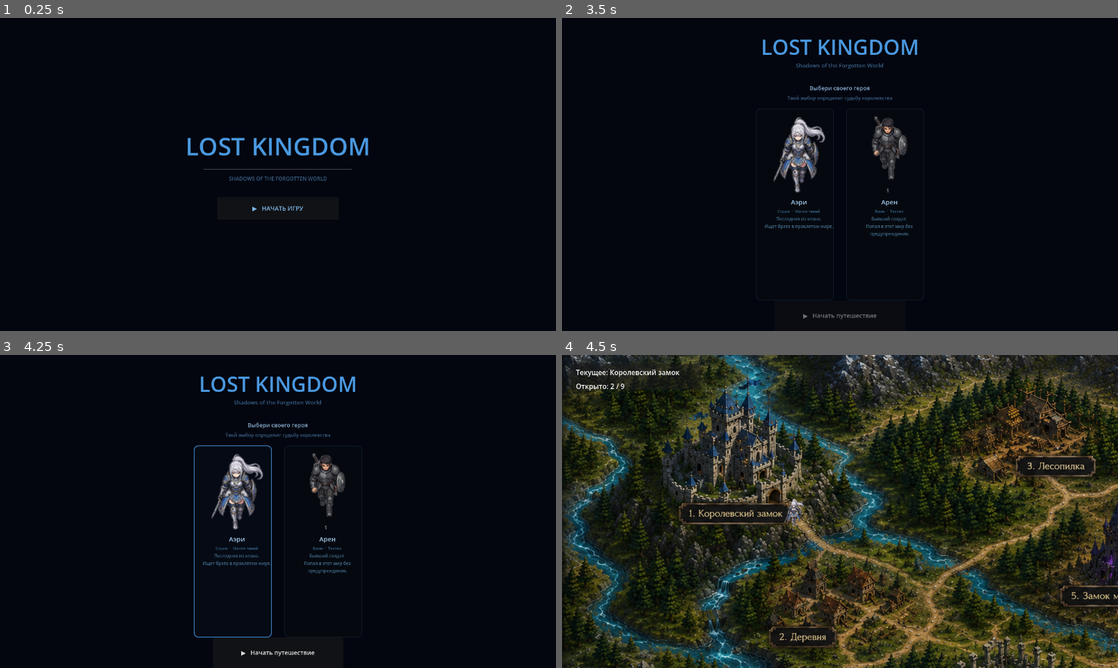
Above: before the commit, frames 1-4 (two rows, left to right).
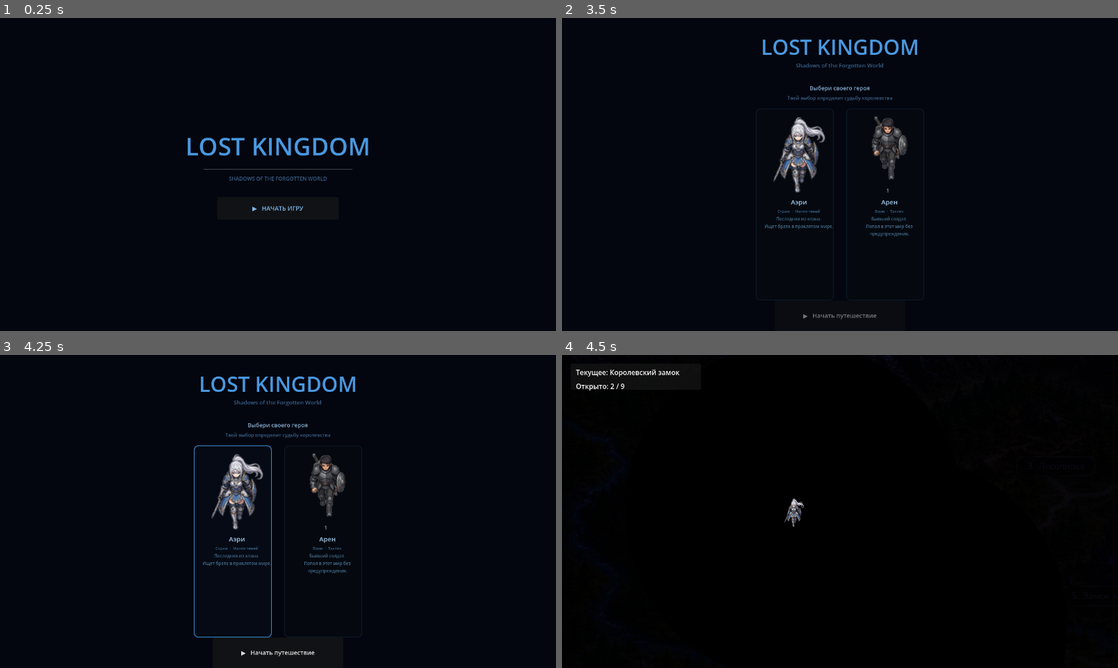
Above: after the commit, the same moments.

Repository: ikulikov99-tech/Lost-Kingdom
Game: Godot game, scene res://Splash.tscn
Same seed, same stepped clock (60 frames per second), same inputs: the game is played once before the commit and once after it.
Inputs (mouse positions are in pixels of both pictures, inside the frame that each line leads up to):
- Up to frame 1 (0.25 s): no input
- Up to frame 2 (3.5 s): click "▶ НАЧАТЬ ИГРУ" at 0.5 s; tap Enter at 1.25, 2.75 s; move the mouse to (962, 158) at 1.27 s; click (962, 158) at 1.42 s; tap Space at 2 s; move the mouse to (728, 190) at 2.02 s; click (728, 190) at 2.17 s; move the mouse to (895, 105) at 2.77 s; click (895, 105) at 2.92 s
- Up to frame 3 (4.25 s): tap Space at 3.5 s; move the mouse to (250, 574) at 3.52 s; click (250, 574) at 3.67 s
- Up to frame 4 (4.5 s): click "▶ Начать путешествие" at 4.25 s

Frames 1-3 are identical in both runs. In frame 4, 79% of the frame differs, in the area x 0-100%, y 0-100%.
Error before the commit: Parse Error: Cannot infer the type of "is_current" variable because the value doesn't have a set type. (res://Main.gd:256)

Commit message:
Fix fog visibility, unlock state, and road paths
- FogOverlay: replace broken shader with BLEND_MODE_MUL approach
  (draw dark rect + gradient circles; no shader dependency)
- Main._ready(): hard-reset to Castle+Village only, ignore stale GameState
- ROAD_PATHS: add approximate intermediate waypoints for all 9 routes
  so hero follows road geometry instead of walking straight lines
- These intermediate points can be refined later by measuring in Godot

Co-Authored-By: Claude Sonnet 4.6 <noreply@anthropic.com>

Diff:
--- a/FogOverlay.gd
+++ b/FogOverlay.gd
@@ -1,47 +1,48 @@
-## FogOverlay.gd — слой тумана войны
+## FogOverlay.gd — туман войны (без шейдера, через BLEND_MODE_MUL)
 ##
-## Рисует тёмный туман поверх карты.
-## Вызывайте reveal(pos) при открытии новой локации.
+## BLEND_MODE_MUL: пиксели FogOverlay умножаются на пиксели WorldMap.
+##   FOG_COLOR × карта  → тёмная карта (туман)
+##   WHITE     × карта  → видимая карта (открытая область)
+##
+## Вызывайте reveal(world_pos) при открытии новой локации.
 
 extends Node2D
 
-# Границы карты в мировых координатах
-const MAP_RECT := Rect2(-1523, -1017, 1672, 940)
-const MAX_LOCS := 9
+const MAP_RECT  := Rect2(-1523, -1017, 1672, 940)
+const FOG_COLOR := Color(0.05, 0.05, 0.12, 1.0)   # тёмно-синий туман
+const REVEAL_R  := 300.0                            # радиус видимости
+const STEPS     := 20                               # шагов градиента
 
-var _mat: ShaderMaterial
+var _mat: CanvasItemMaterial
 var _revealed: Array[Vector2] = []
 
 func _ready() -> void:
-	_mat = ShaderMaterial.new()
-	_mat.shader = load("res://fog.gdshader")
+	_mat = CanvasItemMaterial.new()
+	_mat.blend_mode = CanvasItemMaterial.BLEND_MODE_MUL
 	material = _mat
-	_sync_shader()
 
-## Открыть область вокруг указанной мировой позиции
+## Открыть область видимости вокруг мировой позиции pos
 func reveal(pos: Vector2) -> void:
-	# Избегаем дублей (сравниваем с небольшим допуском)
-	for existing in _revealed:
-		if existing.distance_to(pos) < 10.0:
+	for p in _revealed:
+		if p.distance_to(pos) < 20.0:
 			return
 	_revealed.append(pos)
-	_sync_shader()
 	queue_redraw()
 
-func _sync_shader() -> void:
-	_mat.set_shader_parameter("revealed_count", mini(_revealed.size(), MAX_LOCS))
+func _draw() -> void:
+	# 1. Тёмный туман на весь прямоугольник карты
+	draw_rect(MAP_RECT, FOG_COLOR)
 
-	# Передаём позиции как плоский массив float: [x0, y0, x1, y1, ...]
-	var flat := PackedFloat32Array()
-	for p in _revealed:
-		flat.append(p.x)
-		flat.append(p.y)
-	# Заполняем до MAX_LOCS пар
-	while flat.size() < MAX_LOCS * 2:
-		flat.append(-9999.0)
+	# 2. Для каждой открытой точки — градиентный круг (от тёмного края к белому центру)
+	for pos in _revealed:
+		_draw_reveal(pos)
 
-	_mat.set_shader_parameter("revealed_xy", flat)
-
-func _draw() -> void:
-	# Белый прямоугольник — шейдер превращает его в туман с дырками
-	draw_rect(MAP_RECT, Color.WHITE)
+func _draw_reveal(center: Vector2) -> void:
+	# Рисуем от внешнего (тёмного) к внутреннему (белому).
+	# Каждый следующий круг меньше и светлее — перекрывает предыдущий в центре.
+	for i in range(STEPS + 1):
+		var t    := float(i) / float(STEPS)  # 0 = край, 1 = центр
+		var r    := REVEAL_R * (1.0 - t)
+		var bright := t * t                  # плавный ease-in
+		var col  := FOG_COLOR.lerp(Color.WHITE, bright)
+		draw_circle(center, r, col)
--- a/Main.gd
+++ b/Main.gd
@@ -45,21 +45,54 @@
 }
 
 # ──────────────── Пути по дорогам ────────────────────────────────
-# Промежуточные точки между локациями (без старта и финиша).
-# Порядок: от первого ID ко второму. Обратный маршрут применяет reverse().
-# TODO: уточнить промежуточные точки по фактическим дорогам на карте.
-# Для уточнения: кликни на дорогу в игре, запиши координаты в MAP_COORDINATES.md
-# и добавь их сюда.
+# Промежуточные точки маршрута (без старта и финиша).
+# Обратный путь строится автоматически через reverse().
+# Для точной корректировки: кликни по дороге в игре → увидишь CLICK world= в Output
+# → обнови координаты здесь.
 const ROAD_PATHS := {
-	"Castle->Village":              [],
-	"Village->Dock":                [],
-	"Village->KnightRuins":         [],
-	"Village->Lumbermill":          [],
-	"KnightRuins->MageTower":       [],
-	"KnightRuins->EarthMageCastle": [],
-	"EarthMageCastle->DarkCastle":  [],
-	"EarthMageCastle->Mine":        [],
-	"Lumbermill->Mine":             [],
+	# Castle (-1112,-704) → Village (-928,-504): спуск от ворот по холму
+	"Castle->Village": [
+		Vector2(-1060, -640),
+		Vector2(-984,  -568),
+	],
+	# Village (-928,-504) → Dock (-1160,-128): вниз вдоль реки к пристани
+	"Village->Dock": [
+		Vector2(-1008, -400),
+		Vector2(-1080, -280),
+		Vector2(-1160, -192),
+	],
+	# Village (-928,-504) → KnightRuins (-648,-288): на восток через поля
+	"Village->KnightRuins": [
+		Vector2(-840,  -416),
+		Vector2(-744,  -352),
+	],
+	# Village (-928,-504) → Lumbermill (-640,-752): на северо-восток в лес
+	"Village->Lumbermill": [
+		Vector2(-832,  -608),
+		Vector2(-736,  -688),
+	],
+	# KnightRuins (-648,-288) → MageTower (-560,-320): короткий путь на восток
+	"KnightRuins->MageTower": [
+		Vector2(-604,  -304),
+	],
+	# KnightRuins (-648,-288) → EarthMageCastle (-464,-488): на юго-восток
+	"KnightRuins->EarthMageCastle": [
+		Vector2(-576,  -376),
+		Vector2(-512,  -440),
+	],
+	# EarthMageCastle (-464,-488) → DarkCastle (-376,-568): на восток
+	"EarthMageCastle->DarkCastle": [
+		Vector2(-420,  -528),
+	],
+	# EarthMageCastle (-464,-488) → Mine (-392,-832): на север через горы
+	"EarthMageCastle->Mine": [
+		Vector2(-440,  -640),
+		Vector2(-408,  -736),
+	],
+	# Lumbermill (-640,-752) → Mine (-392,-832): на восток
+	"Lumbermill->Mine": [
+		Vector2(-520,  -792),
+	],
 }
 
 # ──────────────── Состояние игры ─────────────────────────────────
@@ -68,23 +101,28 @@
 
 # ──────────────── Инициализация ──────────────────────────────────
 func _ready() -> void:
-	# Создаём туман войны программно (между WorldMap и Hero)
+	# ── Туман войны (между WorldMap=0 и Hero=2) ───────────────────
 	fog_overlay = FogOverlayClass.new()
 	add_child(fog_overlay)
-	move_child(fog_overlay, 1)   # WorldMap=0, FogOverlay=1, Hero=2
-
-	# Инициализируем состояние
-	current_location = GameState.current_location
+	move_child(fog_overlay, 1)
+
+	# ── Жёсткий сброс состояния на стартовое ─────────────────────
+	# Всегда начинаем с Castle, открыты только Castle и Village.
+	# Не читаем GameState — он мог сохранить данные прошлой сессии.
+	current_location = "Castle"
+	GameState.current_location = "Castle"
+	GameState.unlocked_locations = ["Castle", "Village"]
+
 	for id in WAYPOINTS.keys():
 		unlocked[id] = false
-	unlocked["Castle"] = true
+	unlocked["Castle"]  = true
 	unlocked["Village"] = true
 
-	# Позиция героя
-	hero.global_position = _pos(current_location)
+	# ── Позиция героя ─────────────────────────────────────────────
+	hero.global_position = _pos("Castle")
 	hero.arrived.connect(_on_hero_arrived)
 
-	# Открываем туман у стартовых локаций
+	# ── Туман: открываем замок и деревню ─────────────────────────
 	fog_overlay.reveal(_pos("Castle"))
 	fog_overlay.reveal(_pos("Village"))
 
@@ -144,7 +182,7 @@
 	var best := ""
 	var best_dist := radius
 	for id in WAYPOINTS.keys():
-		if not unlocked.get(id, false):
+		if not (unlocked.get(id, false) as bool):
 			continue
 		var d := mouse_pos.distance_to(_pos(id))
 		if d < best_dist:
@@ -153,7 +191,7 @@
 	return best
 
 func _is_accessible(id: String) -> bool:
-	if not unlocked.get(id, false):
+	if not (unlocked.get(id, false) as bool):
 		return false
 	if id == current_location:
 		return false
@@ -204,7 +242,7 @@
 
 	# Открываем соседние локации
 	for neighbor in ROUTES[location_name]:
-		if not unlocked.get(neighbor, false):
+		if not (unlocked.get(neighbor, false) as bool):
 			unlocked[neighbor] = true
 			fog_overlay.reveal(_pos(neighbor))
 
@@ -252,9 +290,9 @@
 	var t := Time.get_ticks_msec() * 0.003
 	for id in WAYPOINTS.keys():
 		var pos  := _pos(id)
-		var open := unlocked.get(id, false)
-		var is_current    := id == current_location
-		var is_accessible := _is_accessible(id)
+		var open: bool = unlocked.get(id, false)
+		var is_current: bool    = (id == current_location)
+		var is_accessible: bool = _is_accessible(id)
 
 		if not open:
 			# Закрытая: маленький тусклый кружок (виден сквозь туман)
